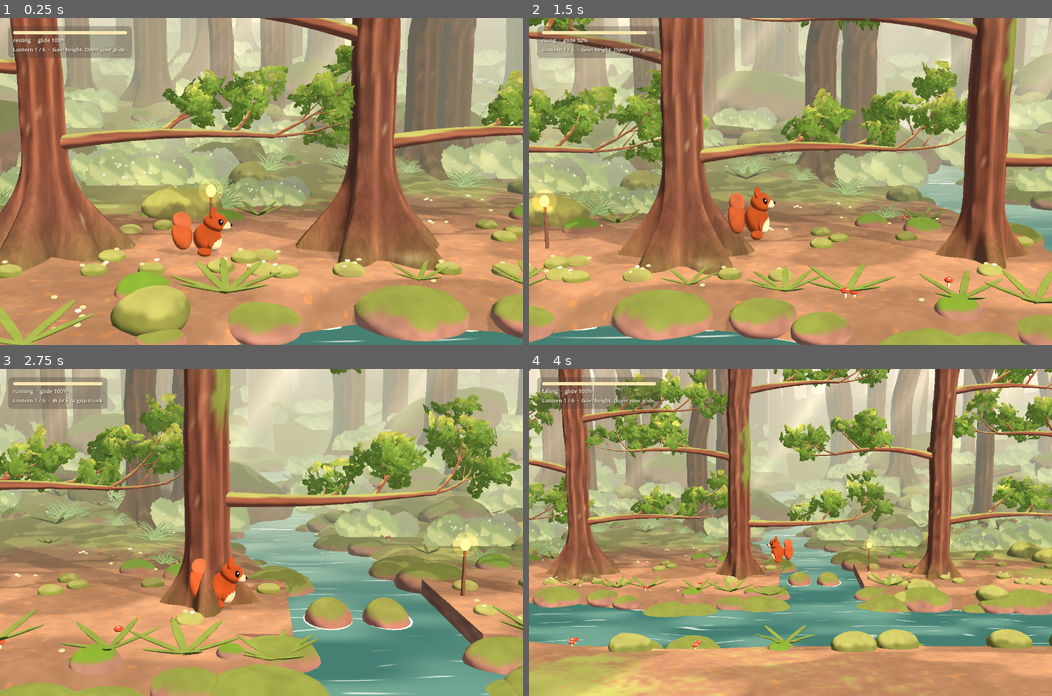
Above: before the commit, frames 1-4 (two rows, left to right).
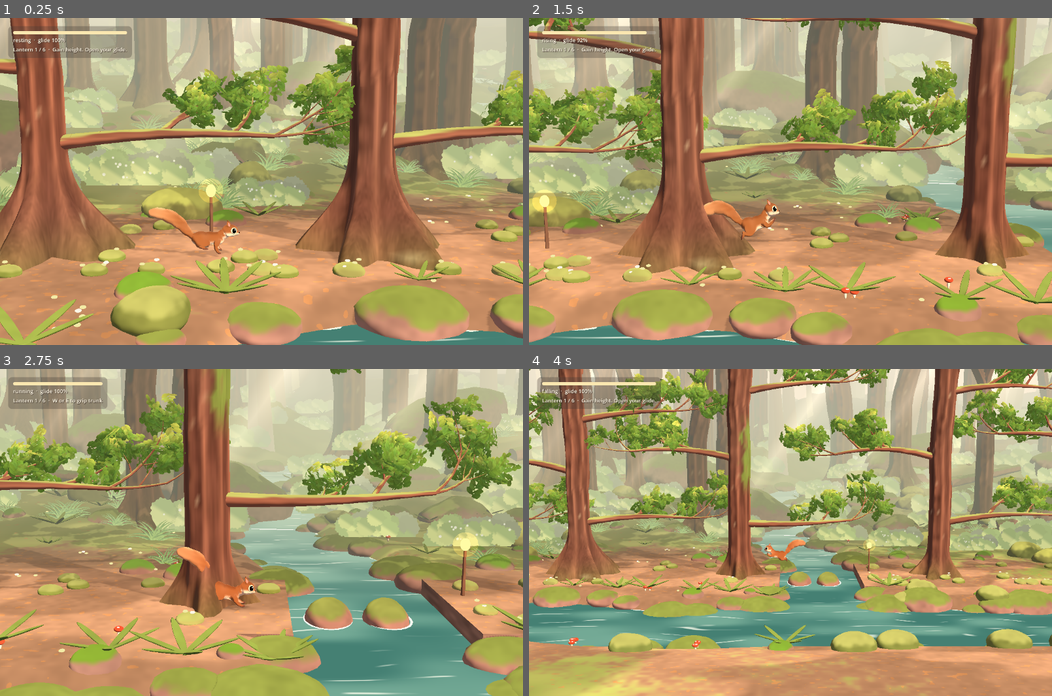
Above: after the commit, the same moments.

Repository: jnsndlr/fire-in-the-forest
Game: Godot game, scene res://main.tscn
The game is run twice, just before and just after one commit, with the same random seed, the same clock (stepped at 60 frames per second) and the same inputs.
Inputs:
- Up to frame 1 (0.25 s): no input
- Up to frame 2 (1.5 s): hold D (right) 0.53-1.28 s; hold Shift (glide) 0.53-1.28 s; tap Space (jump) at 0.77, 0.8, 1.07, 1.35 s; hold S (down) from 1.28 s (still down)
- Up to frame 3 (2.75 s): tap Space (jump) at 1.52, 1.82, 2.3 s; tap Shift (glide) at 1.55 s; release S (down) at 2.03 s; hold D (right) from 2.03 s (still down); tap E (attach) at 2.1 s
- Up to frame 4 (4 s): release D (right) at 2.78 s; hold W (up) 2.78-3.53 s; tap Shift (glide) at 2.85 s; tap Space (jump) at 3.02, 3.32, 3.77, 3.8 s; hold A (left) from 3.53 s (still down); hold Q (overview) from 3.53 s (still down)

The runs differ from the first frame. In frame 1, 1.3% of the frame differs, in the area x 24-46%, y 57-74%; in frame 2, 1.2%; in frame 3, 1.1%; in frame 4, 0.3%.

Commit message:
visual fixes, new squirrel

Diff:
--- a/scripts/squirrel.gd
+++ b/scripts/squirrel.gd
@@ -1,4 +1,8 @@
 extends CharacterBody3D
+
+const MODEL = preload("res://assets/characters/squirrel.glb")
+const MODEL_SCALE = 1.25
+const RUN_ANIM_RATE = 1.6 # run cycles play this much faster than authored at full speed
 
 const RUN_SPEED = 6.5
 const GROUND_ACCEL = 40.0
@@ -29,7 +33,6 @@
 const CLING_RADIUS = 0.82 # body centre from trunk centre while climbing
 const CLING_FRONT = 0.6 # radians the cling spot sits toward the camera from the trunk's side
 const ORBIT_SPEED = 10.0 # radians/s when scurrying around to the other side
-const CLIMB_GAIT = 13.0 # bounding-gait phase speed while climbing
 const TRUNK_RADIUS = 0.56 # trunk kit radius; fork limbs scale it down by their girth
 var stamina = 100.0
 var climbing = false
@@ -51,16 +54,14 @@
 var drop_timer = 0.0
 var opening = 0.0
 var squash = 0.0
-var anim_time = 0.0
 var climb_angle = 0.0
-var climb_phase = 0.0
 var cling_time = 0.0
 var spawn_point = Vector3(-6, 1, 0)
 var visual: Node3D
-var membrane: Node3D
-var arms: Array[Node3D] = []
-var legs: Array[Node3D] = []
-var tail: Node3D
+var anim: AnimationPlayer
+var jump_time = 0.0 # scrub position in the jump action while airborne
+var landing = 0.0
+var was_airborne = false
 var forest: Node3D
 
 func _ready():
@@ -81,43 +82,19 @@
 	position = spawn_point
 
 func _build_squirrel():
-	# Side-profile flying squirrel: head toward +x, symmetric in z so it reads facing either way.
-	var rust = Color("b0592f")
-	var cream = Color("f3e2bc")
-	var fur = {"rim": 0.35}
-	membrane = Node3D.new()
-	visual.add_child(membrane)
-	forest.ellipsoid(membrane, Vector3(0,-0.04,0), Vector3(1,1,1), Color("c98a5c"), fur)
-	membrane.scale = Vector3(0.2,0.05,0.2)
-	forest.ellipsoid(visual, Vector3(0,0,0), Vector3(0.33,0.40,0.26), rust, fur)
-	forest.ellipsoid(visual, Vector3(0.10,-0.08,0), Vector3(0.24,0.30,0.22), cream, fur)
-	forest.ellipsoid(visual, Vector3(0.17,0.40,0), Vector3(0.28,0.25,0.24), rust, fur)
-	forest.ellipsoid(visual, Vector3(0.36,0.33,0), Vector3(0.18,0.12,0.15), cream, fur)
-	forest.ellipsoid(visual, Vector3(0.52,0.35,0), Vector3(0.045,0.04,0.05), Color("3b2a2a"))
-	for z in [-0.19,0.19]:
-		forest.ellipsoid(visual, Vector3(0.12,0.63,z*0.7), Vector3(0.08,0.15,0.07), rust, fur)
-		# Big dark flying-squirrel eyes with a crisp highlight.
-		forest.ellipsoid(visual, Vector3(0.29,0.45,z*0.92), Vector3(0.075,0.085,0.05), Color("1f2223"))
-		forest.ellipsoid(visual, Vector3(0.32,0.48,z*1.1), Vector3(0.022,0.026,0.02), Color.WHITE)
-		var arm = Node3D.new()
-		visual.add_child(arm)
-		arm.position = Vector3(0.14,0.10,z)
-		forest.ellipsoid(arm, Vector3(0,-0.15,0), Vector3(0.08,0.2,0.085), rust, fur)
-		arms.append(arm)
-		var leg = Node3D.new()
-		visual.add_child(leg)
-		leg.position = Vector3(-0.10,-0.22,z)
-		forest.ellipsoid(leg, Vector3(0.06,-0.12,0), Vector3(0.17,0.12,0.09), rust, fur)
-		legs.append(leg)
-	tail = Node3D.new()
-	visual.add_child(tail)
-	tail.position = Vector3(-0.26,-0.14,0)
-	# Flying squirrels have a broad, flattened tail.
-	forest.ellipsoid(tail, Vector3(-0.30,0.22,0), Vector3(0.24,0.42,0.12), rust.lightened(0.05), fur)
-	forest.ellipsoid(tail, Vector3(-0.28,0.58,0), Vector3(0.22,0.24,0.11), rust.lightened(0.14), fur)
+	# Rigged flying squirrel from tools/blender/squirrel.py: faces +x, feet at y=0.
+	var model = MODEL.instantiate()
+	visual.add_child(model)
+	model.scale = Vector3.ONE*MODEL_SCALE
+	model.position.y = -HALF_HEIGHT
+	for mesh in model.find_children("*", "MeshInstance3D", true, false):
+		mesh.material_override = forest.paint(Color.WHITE, {"use_vertex_color": true, "rim": 0.35, "pigment_strength": 0.08})
+	anim = model.find_children("*", "AnimationPlayer", true, false)[0]
+	for loop in ["run", "glide", "idle"]:
+		anim.get_animation(loop).loop_mode = Animation.LOOP_LINEAR
+	anim.play("idle")
 
 func _physics_process(delta):
-	anim_time += delta
 	var direction = Input.get_axis("left", "right")
 	if direction != 0:
 		facing = signf(direction)
@@ -366,31 +343,28 @@
 	return CLING_FRONT if climb_side > 0 else PI - CLING_FRONT
 
 func _animate(delta, direction):
-	var blend = 1-exp(-delta*14)
 	var running = grounded() and absf(direction)>0 and not climbing
 	var target: Basis
 	var target_position = Vector3(0,0,0.55) # just in front of trunks and branches
-	var gait = 0.0 # -1..1 bounding stride while climbing
+	var scurrying = false
 	if climbing:
 		# Cling to the bark like the reference squirrels: belly to the trunk, head up,
 		# on the camera-facing edge. Switching sides scurries around the front of the trunk.
 		var goal = _cling_angle()
 		var orbiting = absf(climb_angle-goal) > 0.01
 		climb_angle = move_toward(climb_angle, goal, delta*ORBIT_SPEED)
-		if climb_input != 0 or orbiting:
-			climb_phase += delta*CLIMB_GAIT
-			gait = sin(climb_phase)
+		scurrying = climb_input != 0 or orbiting
 		var outward = Vector3(cos(climb_angle), 0, sin(climb_angle))
 		var line = _climb_line(trunk, position.y)
-		# The model sits upright (spine along +y, chest toward +x): spine up the trunk, chest to the bark.
+		# The model runs along +x with its back to +y: nose up the trunk, belly to the bark.
 		# On a fork limb the spine leans with it.
-		target = Basis(Vector3.BACK, -atan(line.w)) * Basis(-outward, Vector3.UP, (-outward).cross(Vector3.UP))
-		target_position = Vector3(trunk.position.x + line.x - position.x, 0.07*gait, line.y) + outward*(CLING_RADIUS - TRUNK_RADIUS*(1-line.z))
+		target = Basis(Vector3.BACK, -atan(line.w)) * Basis(Vector3.UP, outward, Vector3.UP.cross(outward))
+		target_position = Vector3(trunk.position.x + line.x - position.x, 0, line.y) + outward*(CLING_RADIUS - TRUNK_RADIUS*(1-line.z))
 	else:
 		# Pitch the body along its motion; tilt the belly toward camera while gliding so the membrane reads.
 		var pitch = 0.0
 		var tilt = 0.0
-		if gliding: pitch = -0.08; tilt = 0.85*facing
+		if gliding: pitch = -0.08; tilt = -0.85*facing
 		elif not grounded(): pitch = clampf(velocity.y*0.035, -0.35, 0.3)
 		elif running: pitch = -0.1
 		target = Basis.from_euler(Vector3(tilt, 0.0 if facing > 0 else PI, pitch))
@@ -401,43 +375,49 @@
 	cling_time = cling_time + delta if climbing else 0.0
 	visual.position = target_position if cling_time > 0.2 else visual.position.lerp(target_position, fast)
 	squash = lerpf(squash, 0.0, 1-exp(-delta*10))
-	if climbing:
-		# Bounding stretch along the spine: long when the front paws reach, bunched when the hind legs gather.
-		var stretch = 0.1*gait
-		visual.scale = Vector3(1-stretch*0.4, 1+stretch, 1)
-	else:
-		var crouch = 0.25 if crouching else 0.0
-		visual.scale = Vector3(1+(squash+crouch)*0.6, 1-squash-crouch, 1+(squash+crouch)*0.6)
-	var open = 1.15 if opening > 0 else 1.0
-	membrane.scale = membrane.scale.lerp(Vector3(0.5,0.035,0.55)*open if gliding else Vector3(0.2,0.05,0.2), 1-exp(-delta*(30 if gliding else 10)))
-	for i in range(2):
-		var side = 1.0 if i == 0 else -1.0
-		var swing = sin(anim_time*15.0 + i*PI)*0.6 if running else 0.0
-		var arm_splay = 0.0
-		var leg_splay = 0.0
-		var arm_swing = -0.25
-		var leg_swing = -swing
-		if gliding:
-			# Limbs splay outward (toward ±z) to stretch the membrane.
-			arm_splay = side*1.25
-			leg_splay = side*1.1
-			arm_swing = 0.5
-			leg_swing = -0.5
-		elif climbing:
-			# Front paws reach up into the bark together while the hind legs push, then swap.
-			arm_splay = side*0.45
-			leg_splay = side*0.55
-			arm_swing = 2.2 + 0.5*gait
-			leg_swing = 0.5 - 0.5*gait
-		elif running:
-			arm_swing = swing
-		arms[i].rotation.x = lerp_angle(arms[i].rotation.x, arm_splay, blend)
-		legs[i].rotation.x = lerp_angle(legs[i].rotation.x, leg_splay, blend)
-		arms[i].rotation.z = lerp_angle(arms[i].rotation.z, arm_swing, fast)
-		legs[i].rotation.z = lerp_angle(legs[i].rotation.z, leg_swing, fast)
-	# The tail trails behind in the air and hangs down along the bark while climbing.
-	var trail = PI - 0.3 + 0.12*gait if climbing else clampf(-velocity.y*0.04, -0.4, 0.5)
-	tail.rotation.z = lerp_angle(tail.rotation.z, sin(anim_time*4)*0.08 + (0.9 if gliding else trail), blend)
+	var crouch = 0.25 if crouching and not climbing else 0.0
+	visual.scale = Vector3(1+(squash+crouch)*0.6, 1-squash-crouch, 1+(squash+crouch)*0.6)
+	_play_animation(delta, running, scurrying)
+
+func _play_animation(delta, running, scurrying):
+	var airborne = not climbing and not gliding and not grounded()
+	if was_airborne and not airborne and grounded() and not running:
+		landing = 0.15
+	was_airborne = airborne
+	landing = maxf(0, landing-delta)
+	if airborne:
+		# Scrub the jump by vertical speed: launch while rising fast, stretch at the peak,
+		# reach for the ground while falling.
+		var rise = velocity.y/JUMP_SPEED
+		var goal = lerpf(0.6, 0.3, clampf(rise, 0, 1)) if rise > 0 else lerpf(0.62, 0.82, clampf(-velocity.y/10.0, 0, 1))
+		if anim.current_animation != "jump" or landing > 0:
+			jump_time = goal
+			anim.play("jump", 0.1)
+		jump_time = move_toward(jump_time, goal, delta*1.5)
+		anim.speed_scale = 1.0
+		anim.seek(jump_time, true)
+	elif landing > 0:
+		if anim.current_animation != "jump":
+			anim.play("jump", 0.05)
+		if anim.current_animation_position < 0.86:
+			anim.seek(0.86, true)
+		anim.speed_scale = 1.5
+	elif gliding:
+		# The rip-cord opening snaps the limbs out; settling into a glide blends softer.
+		_switch("glide", 0.08 if opening > 0 else 0.2, 1.0)
+	elif climbing:
+		# The gallop doubles as the bounding climb gait; stand still against the bark otherwise.
+		if scurrying: _switch("run", 0.15, 1.3)
+		else: _switch("idle", 0.25, 1.0)
+	elif running:
+		_switch("run", 0.15, clampf(absf(velocity.x)/RUN_SPEED, 0.4, 1.2)*RUN_ANIM_RATE)
+	else:
+		_switch("idle", 0.25, 1.0)
+
+func _switch(animation: String, blend: float, speed: float):
+	if anim.current_animation != animation:
+		anim.play(animation, blend)
+	anim.speed_scale = speed
 
 func respawn():
 	position = spawn_point
Binary file added: assets/characters/squirrel.glb
Not shown, added: assets/characters/squirrel.glb.import
Not shown, added: assets/source/squirrel.blend.import
Binary file added: assets/source/squirrel_preview.png
Not shown, added: assets/source/squirrel_preview.png.import
Not shown, changed: README.md
Not shown, added: assets/source/squirrel.blend
Not shown, added: assets/source/squirrel.blend1
Not shown, added: tools/blender/squirrel.py
